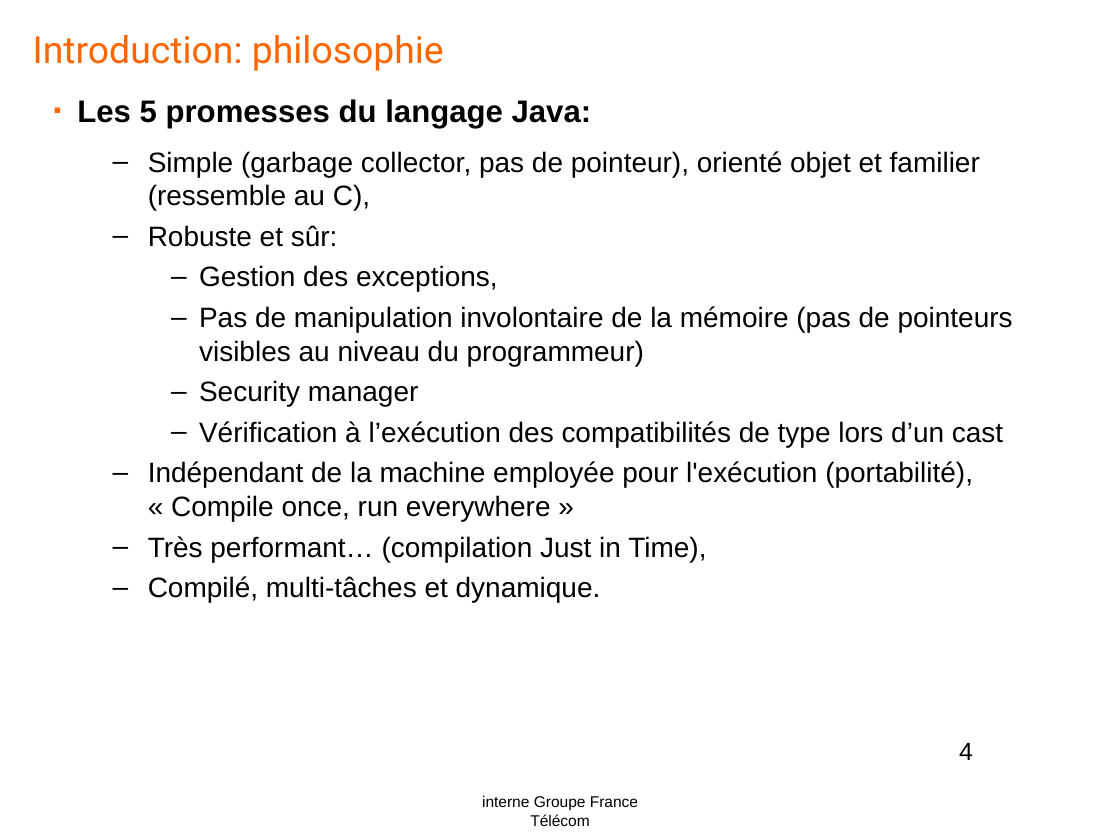
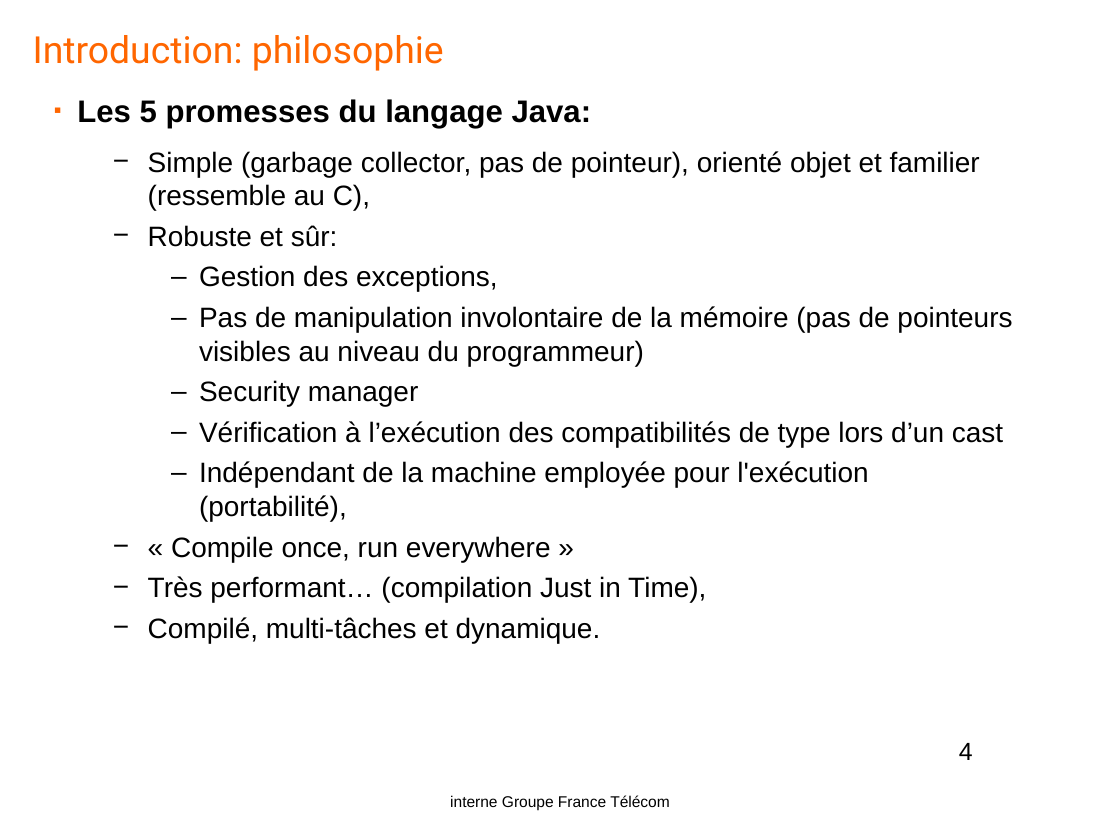
Before and after one commit to yplo6403/formationjava, a slide deck: slide 4 of doc/Java-OL1.pptx. Drawn at 1120x840 pixels with LibreOffice and Linux fonts; fonts in the diff are those of the drawing; background and template pictures are left out. Boxes give left, top, right and bottom in pixels: in the first picture for what was removed or moved away, otherwise in the second. Text is boxed around its words. In the diff, an @@ line names an element or a change of style, - is before the commit and + after.

```diff
--- a/doc/Java-OL1.pptx
+++ b/doc/Java-OL1.pptx
@@ text at (x1=77, y1=99, x2=1012, y2=643): bullet – to − @@
@@ text at (x1=171, y1=461, x2=868, y2=562): text changed @@
-  – Indépendant de la machine employée pour l'exécution (portabilité),
-    « Compile once, run everywhere »
+    – Indépendant de la machine employée pour l'exécution (portabilité),
+  − « Compile once, run everywhere »
@@ text "interne Groupe France Télécom" rewrapped from (x1=482, y1=795, x2=638, y2=826) to (x1=450, y1=795, x2=670, y2=810) @@
```
Also in this commit, not shown: 84 other slides changed, 2 slides added.
